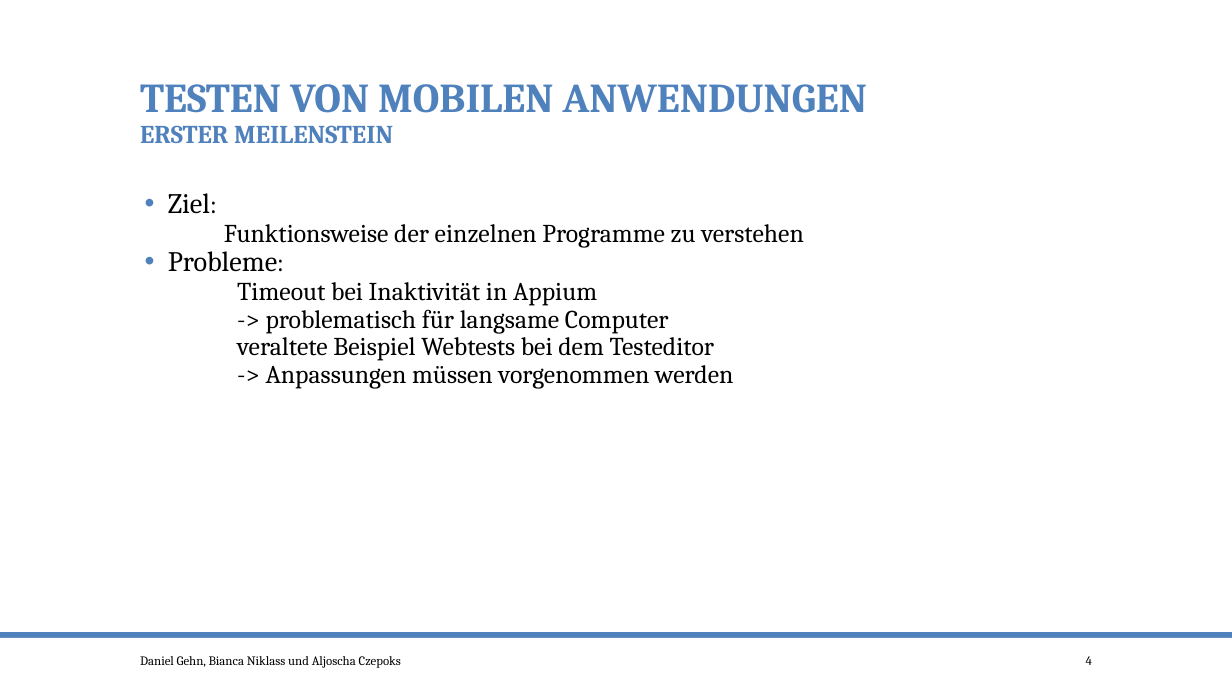
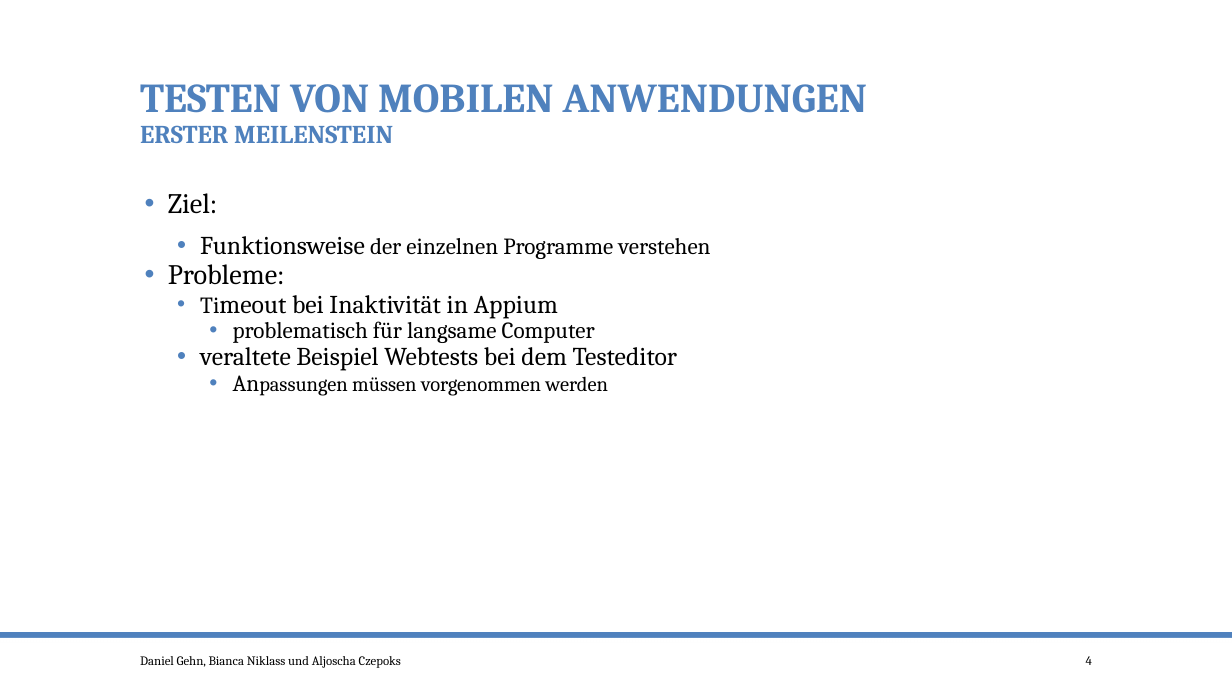
Before and after one commit to po-test-ws-2015/test-cycle, a slide deck: slide 4 of TestenMileStone3.pptx. Drawn at 1232x693 pixels with LibreOffice and Linux fonts; fonts in the diff are those of the drawing. Boxes give left, top, right and bottom in pixels: in the first picture for what was removed or moved away, otherwise in the second. Text is boxed around its words. In the diff, an @@ line names an element or a change of style, - is before the commit and + after.

Commit message:
Negativpunkte von Testeditor Anpassung Aufzählungen Schriftgrößen aneinander angepasst

```diff
--- a/TestenMileStone3.pptx
+++ b/TestenMileStone3.pptx
@@ text at bbox=[168, 193, 678, 371]: size 20 to 22 pt in "Ziel:", "Probleme:"; size 20 to 18 pt in "Timeout"; bullet none to •; list level 1 to 2 in "Timeout bei Inaktivität in Appium"; list level 1 to 2 in "veraltete Beispiel Webtests bei dem ..." @@
@@ text at bbox=[200, 236, 710, 259]: text changed; size 20 to 18 pt @@
-Funktionsweise der einzelnen Programme zu verstehen
+  • Funktionsweise der einzelnen Programme verstehen
@@ text at bbox=[233, 317, 595, 343]: text changed; size 20 to 18 pt @@
--> problematisch für langsame Computer
+    • problematisch für langsame Computer
@@ text at bbox=[352, 377, 608, 396]: text changed; size 20 to 16 pt @@
--> Anpassungen müssen vorgenommen werden
+    • Anpassungen müssen vorgenommen werden
```
Also in this commit, not shown: 4 other slides changed.
